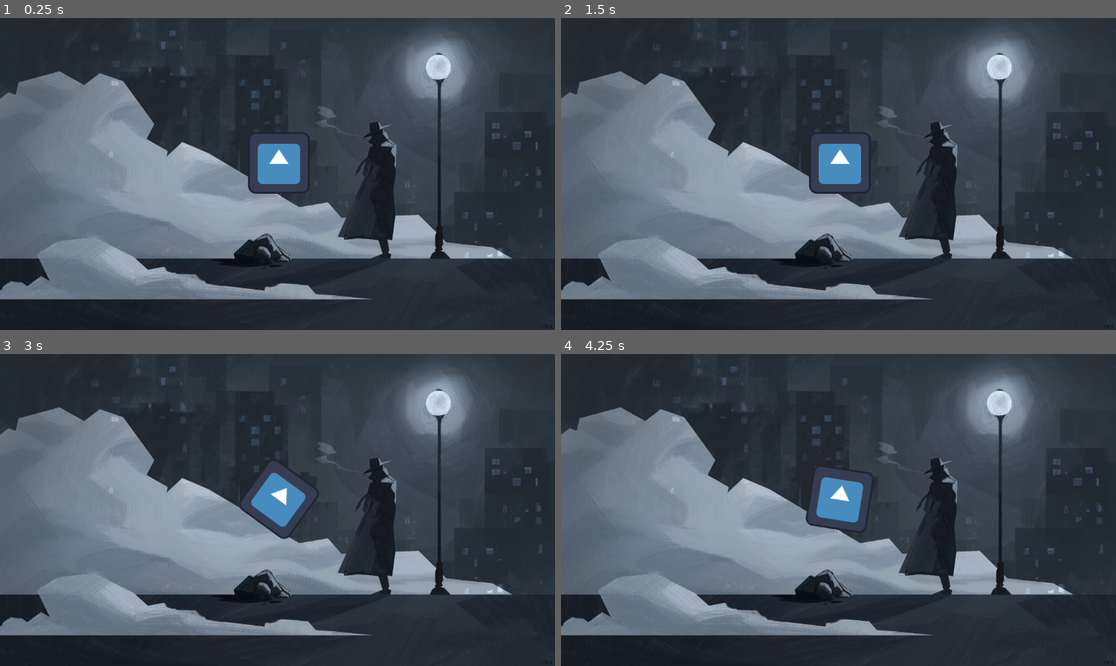
Above: before the commit, frames 1-4 (two rows, left to right).
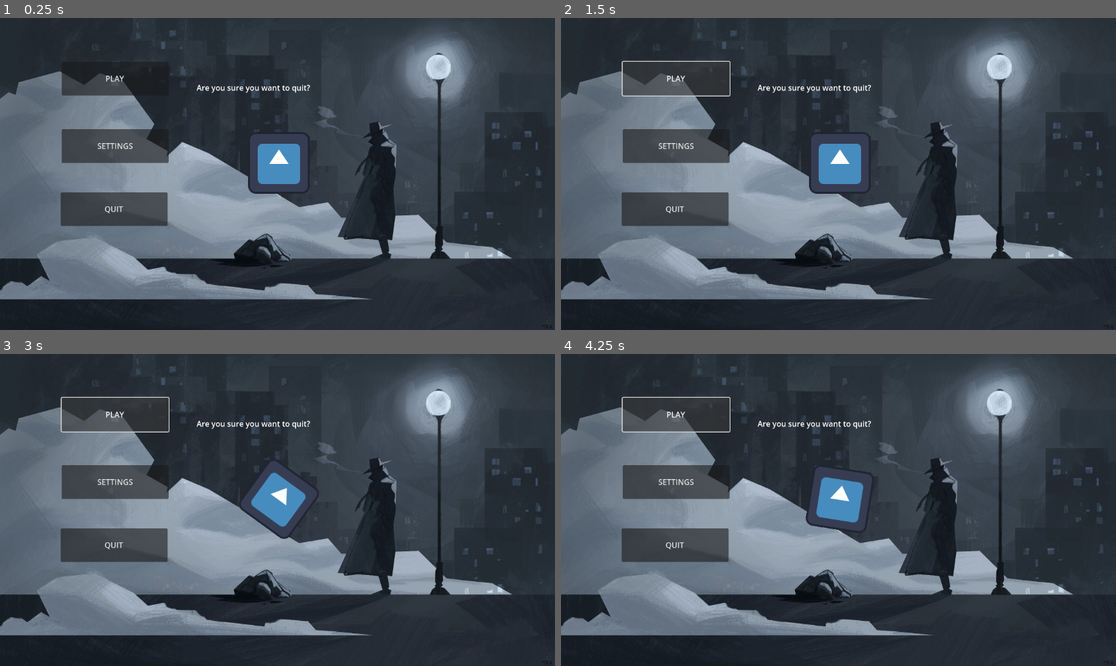
Above: after the commit, the same moments.

Repository: wanghaisheng/finding_mom
Game: Godot game, scene res://first_2d_node.tscn
Two runs of this game, one before a commit and one after it. Both use one fixed random seed, a clock stepped at 60 frames per second and the inputs below. The engine's default icon, where the game draws it, is replaced by a stand-in: a white triangle on a blue panel in a dark square.
Inputs (mouse positions are in pixels of both pictures, inside the frame that each line leads up to):
- Up to frame 1 (0.25 s): no input
- Up to frame 2 (1.5 s): click (677, 145) at 0.5 s, where only the run after the commit has a clickable "SETTINGS"; click (677, 77) at 1.25 s, where only the run after the commit has a clickable "PLAY"
- Up to frame 3 (3 s): click (116, 413) at 2 s, where only the run after the commit has a clickable "PLAY"; tap Enter at 2.75 s; hold Right (ui_right) from 2.78 s (still down)
- Up to frame 4 (4.25 s): release Right (ui_right) at 3.53 s; hold Left (ui_left) from 3.53 s (still down)

The runs differ from the first frame. In frame 1, 5.0% of the frame differs, in the area x 10-56%, y 14-67%; in frame 2, 5.0%, in the area x 10-56%, y 13-67%; in frame 3, 5.0%; in frame 4, 5.0%.

Commit message:
added some print statements for buttons

Diff:
--- /dev/null
+++ b/PLAY_BUTTON.gd
@@ -0,0 +1,15 @@
+extends Button
+
+
+# Called when the node enters the scene tree for the first time.
+func _ready():
+	pass # Replace with function body.
+
+
+# Called every frame. 'delta' is the elapsed time since the previous frame.
+func _process(delta):
+	self.pressed.connect(self._button_pressed)
+
+
+func _button_pressed():
+	print("Play")
--- /dev/null
+++ b/QUIT_BUTTON.gd
@@ -0,0 +1,16 @@
+extends Button
+
+
+# Called when the node enters the scene tree for the first time.
+func _ready():
+	pass # Replace with function body.
+
+
+# Called every frame. 'delta' is the elapsed time since the previous frame.
+func _process(delta):
+	self.pressed.connect(self._button_pressed)
+
+
+func _button_pressed():
+	print("Hello world!")
+	get_tree().root.propagate_notification(NOTIFICATION_WM_CLOSE_REQUEST)
--- /dev/null
+++ b/SETTINGS_BUTTON.gd
@@ -0,0 +1,15 @@
+extends Button
+
+
+# Called when the node enters the scene tree for the first time.
+func _ready():
+	pass # Replace with function body.
+
+
+# Called every frame. 'delta' is the elapsed time since the previous frame.
+func _process(delta):
+	self.pressed.connect(self._button_pressed)
+
+
+func _button_pressed():
+	print("Settings")
--- a/first_2d_node.tscn
+++ b/first_2d_node.tscn
@@ -1,8 +1,11 @@
-[gd_scene load_steps=4 format=3 uid="uid://dgm4e67fuse6b"]
+[gd_scene load_steps=7 format=3 uid="uid://dgm4e67fuse6b"]
 
 [ext_resource type="Texture2D" uid="uid://c4028s837j6k6" path="res://main_menu_background.jpg" id="1_8h8bc"]
 [ext_resource type="Texture2D" uid="uid://cbo7wcn3kbxp3" path="res://icon.svg" id="2_omwi6"]
 [ext_resource type="Script" path="res://Sprite2D.gd" id="3_4q72d"]
+[ext_resource type="Script" path="res://PLAY_BUTTON.gd" id="4_b2bim"]
+[ext_resource type="Script" path="res://SETTINGS_BUTTON.gd" id="4_b2gi6"]
+[ext_resource type="Script" path="res://QUIT_BUTTON.gd" id="5_01xdb"]
 
 [node name="Node2D" type="Node2D"]
 
@@ -15,3 +18,34 @@
 position = Vector2(579, 301)
 texture = ExtResource("2_omwi6")
 script = ExtResource("3_4q72d")
+
+[node name="PLAY_BUTTON" type="Button" parent="."]
+offset_left = 128.0
+offset_top = 91.0
+offset_right = 350.0
+offset_bottom = 161.0
+text = "PLAY"
+script = ExtResource("4_b2bim")
+
+[node name="SETTINGS_BUTTON" type="Button" parent="."]
+offset_left = 128.0
+offset_top = 231.0
+offset_right = 350.0
+offset_bottom = 301.0
+text = "SETTINGS"
+script = ExtResource("4_b2gi6")
+
+[node name="QUIT_BUTTON" type="Button" parent="."]
+offset_left = 126.0
+offset_top = 362.0
+offset_right = 348.0
+offset_bottom = 432.0
+text = "QUIT"
+script = ExtResource("5_01xdb")
+
+[node name="QUIT_CONFIRMATION" type="RichTextLabel" parent="."]
+offset_left = 408.0
+offset_top = 133.0
+offset_right = 740.0
+offset_bottom = 381.0
+text = "Are you sure you want to quit?"
--- a/project.godot
+++ b/project.godot
@@ -15,6 +15,10 @@
 config/features=PackedStringArray("4.2", "GL Compatibility")
 config/icon="res://icon.svg"
 
+[display]
+
+window/size/resizable=false
+
 [rendering]
 
 renderer/rendering_method="gl_compatibility"
